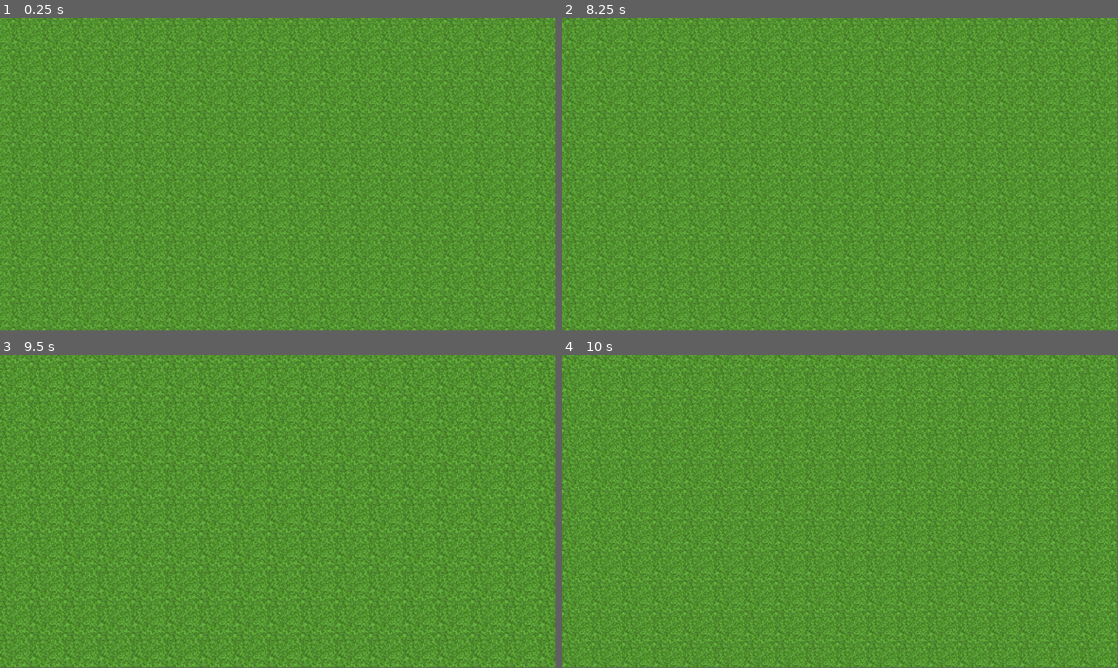
Above: before the commit, frames 1-4 (two rows, left to right).
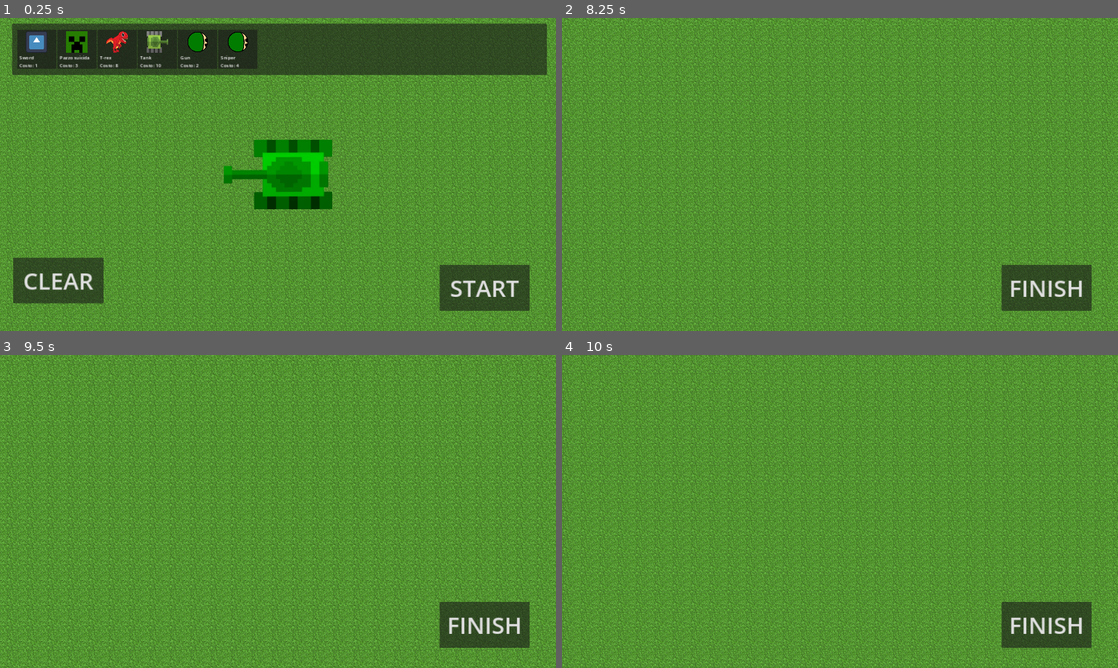
Above: after the commit, the same moments.

Repository: ChristChar/Simulatore-di-battaglie-per-la-guerra-civile-del-server-di-Allan
Game: Godot game, scene res://Scenes/World.tscn
Two runs of this game, one before a commit and one after it. Both use one fixed random seed, a clock stepped at 60 frames per second and the inputs below. The engine's default icon, where the game draws it, is replaced by a stand-in: a white triangle on a blue panel in a dark square. Sound files missing from this copy of the repository are replaced by a short silence.
Inputs (mouse positions are in pixels of both pictures, inside the frame that each line leads up to):
- Up to frame 1 (0.25 s): no input
- Up to frame 2 (8.25 s): click (600, 49) at 0.5 s, where only the run after the commit has a clickable "Sword Costo: 1"; click (639, 49) at 1.25 s, where only the run after the commit has a clickable "Pazzo suicida Costo: 3"; click (678, 49) at 2 s, where only the run after the commit has a clickable "T-rex Costo: 8"; click (717, 49) at 2.75 s, where only the run after the commit has a clickable "Tank Costo: 10"; click (762, 49) at 3.5 s, where only the run after the commit has a clickable "Gun Costo: 2"; click (801, 49) at 4.25 s, where only the run after the commit has a clickable "Sniper Costo: 4"; click (617, 280) at 5 s, where only the run after the commit has a clickable "CLEAR"; click (1045, 287) at 5.75 s, where only the run after the commit has a clickable "START"; click (1045, 287) at 6.5 s, where only the run after the commit has a clickable "FINISH"; click (1045, 287) at 7.25 s, where only the run after the commit has a clickable "START"; tap Enter at 8 s; move the mouse to (962, 158) at 8.02 s; hold Right (ui_right) from 8.03 s (still down); click (962, 158) at 8.1 s
- Up to frame 3 (9.5 s): move the mouse to (166, 527) at 8.77 s; release Right (ui_right) at 8.78 s; hold Down (ui_down) from 8.78 s (still down); tap Mouse wheel up (zoom_in) at 8.85 s; click (166, 527) at 9.05 s
- Up to frame 4 (10 s): move the mouse to (895, 442) at 9.52 s; release Down (ui_down) at 9.53 s; hold Right (ui_right) from 9.53 s (still down); tap Mouse wheel down (zoom_out) at 9.6 s; click (895, 442) at 9.8 s
In our replay, the window is 799x449 before the commit and 800x450 after it. These sizes can differ from the game's own. Grey fills any space a smaller window leaves; there, only what the larger window draws over its background counts as a difference.

The runs differ from the first frame. In frame 1, 44% of the frame differs, in the area x 0-100%, y 0-100%; in frame 2, 29%; in frame 3, 30%; in frame 4, 30%.

Commit message:
Editor

Diff:
--- /dev/null
+++ b/Scenes/Option.tscn
@@ -0,0 +1,29 @@
+[gd_scene load_steps=2 format=3 uid="uid://b84gdrp288nle"]
+
+[ext_resource type="Script" path="res://Scripts/GUI/Option.gd" id="1_n2rt4"]
+
+[node name="Option" type="Button"]
+custom_minimum_size = Vector2(135, 135)
+offset_right = 135.0
+offset_bottom = 135.0
+mouse_filter = 1
+script = ExtResource("1_n2rt4")
+
+[node name="TextureRect" type="TextureRect" parent="."]
+custom_minimum_size = Vector2(75, 75)
+layout_mode = 0
+offset_left = 30.0
+offset_top = 5.0
+offset_right = 105.0
+offset_bottom = 80.0
+expand_mode = 1
+
+[node name="Label" type="Label" parent="."]
+layout_mode = 0
+offset_left = 8.0
+offset_top = 84.0
+offset_right = 70.0
+offset_bottom = 120.0
+text = "Costo: 2"
+
+[connection signal="pressed" from="." to="." method="_on_pressed"]
--- a/Scenes/World.tscn
+++ b/Scenes/World.tscn
@@ -1,9 +1,13 @@
-[gd_scene load_steps=7 format=3 uid="uid://dnycbiem36d63"]
+[gd_scene load_steps=11 format=3 uid="uid://dnycbiem36d63"]
 
 [ext_resource type="Script" path="res://Scripts/Camera2D.gd" id="1_7yndk"]
+[ext_resource type="Script" path="res://Scripts/world.gd" id="1_v3yrc"]
 [ext_resource type="Texture2D" uid="uid://bqg8inpgboi5" path="res://Resources/Images/Grass.png" id="4_blcm6"]
 [ext_resource type="PackedScene" uid="uid://cigbt242gbl5e" path="res://Scenes/Esercito.tscn" id="4_jls26"]
 [ext_resource type="Script" path="res://Scripts/Map.gd" id="5_uqrsu"]
+[ext_resource type="Script" path="res://Scripts/GUI/Spawn Options.gd" id="6_0p1ba"]
+[ext_resource type="Script" path="res://Scripts/CheckIfMouseIsIn.gd" id="6_yvshh"]
+[ext_resource type="Script" path="res://Scripts/Placing.gd" id="7_crcan"]
 
 [sub_resource type="TileSetAtlasSource" id="TileSetAtlasSource_sdsrj"]
 texture = ExtResource("4_blcm6")
@@ -14,7 +18,8 @@
 tile_size = Vector2i(32, 32)
 sources/0 = SubResource("TileSetAtlasSource_sdsrj")
 
-[node name="Node2D" type="Node2D"]
+[node name="Node2D" type="Node2D" groups=["World"]]
+script = ExtResource("1_v3yrc")
 
 [node name="Camera2D" type="Camera2D" parent="."]
 script = ExtResource("1_7yndk")
@@ -26,3 +31,76 @@
 script = ExtResource("5_uqrsu")
 
 [node name="Esercito" parent="." instance=ExtResource("4_jls26")]
+
+[node name="CanvasLayer" type="CanvasLayer" parent="."]
+
+[node name="Battle GUI" type="Control" parent="CanvasLayer"]
+visible = false
+layout_mode = 3
+anchors_preset = 0
+offset_right = 40.0
+offset_bottom = 40.0
+
+[node name="FinishButton" type="Button" parent="CanvasLayer/Battle GUI"]
+layout_mode = 0
+offset_left = 1518.0
+offset_top = 852.0
+offset_right = 1829.0
+offset_bottom = 1010.0
+theme_override_font_sizes/font_size = 80
+text = "FINISH"
+
+[node name="Build GUI" type="Control" parent="CanvasLayer"]
+layout_mode = 3
+anchors_preset = 0
+offset_right = 40.0
+offset_bottom = 40.0
+
+[node name="Panel" type="Panel" parent="CanvasLayer/Build GUI"]
+layout_mode = 0
+offset_left = 42.0
+offset_top = 20.0
+offset_right = 1888.0
+offset_bottom = 196.0
+script = ExtResource("6_yvshh")
+
+[node name="ScrollContainer" type="ScrollContainer" parent="CanvasLayer/Build GUI/Panel"]
+layout_mode = 0
+offset_left = 17.0
+offset_top = 20.0
+offset_right = 1822.0
+offset_bottom = 155.0
+
+[node name="HBoxContainer" type="HBoxContainer" parent="CanvasLayer/Build GUI/Panel/ScrollContainer"]
+custom_minimum_size = Vector2(0, 100)
+layout_mode = 2
+script = ExtResource("6_0p1ba")
+
+[node name="Button" type="Button" parent="CanvasLayer/Build GUI"]
+layout_mode = 0
+offset_left = 1518.0
+offset_top = 852.0
+offset_right = 1829.0
+offset_bottom = 1010.0
+theme_override_font_sizes/font_size = 80
+text = "START"
+script = ExtResource("6_yvshh")
+
+[node name="Clear" type="Button" parent="CanvasLayer/Build GUI"]
+layout_mode = 0
+offset_left = 46.0
+offset_top = 827.0
+offset_right = 357.0
+offset_bottom = 985.0
+theme_override_font_sizes/font_size = 80
+text = "CLEAR
+"
+script = ExtResource("6_yvshh")
+
+[node name="Place" type="Area2D" parent="." node_paths=PackedStringArray("Eserito")]
+script = ExtResource("7_crcan")
+Eserito = NodePath("../Esercito")
+
+[connection signal="pressed" from="CanvasLayer/Battle GUI/FinishButton" to="." method="_on_finish_button_pressed"]
+[connection signal="pressed" from="CanvasLayer/Build GUI/Button" to="." method="_on_button_pressed"]
+[connection signal="pressed" from="CanvasLayer/Build GUI/Clear" to="." method="_on_clear_pressed"]
--- /dev/null
+++ b/Scripts/Autoload.gd
@@ -0,0 +1,29 @@
+extends Node
+
+var IsBuilding = true
+
+func get_files_in_directory(path: String) -> Array:
+	var dir = DirAccess.open(path)
+	var files = []
+
+	if dir:
+		dir.list_dir_begin()  # True per includere sottodirectory, false per non mostrare il percorso completo
+
+		var file_name = dir.get_next()
+		while file_name != "":
+			if not dir.current_is_dir():  # Verifica che l'elemento sia un file
+				files.append(file_name)
+			file_name = dir.get_next()
+
+		dir.list_dir_end()
+	else:
+		print("Errore nell'aprire la directory")
+
+	return files
+
+func Read_json(FilePath:String):
+	var json_as_text = FileAccess.get_file_as_string(FilePath)
+	return JSON.parse_string(json_as_text)
+
+func RGB_to_color(RGB:Array):
+	return Color(RGB[0] / 255.0, RGB[1] / 255.0, RGB[2] / 255.0)
--- /dev/null
+++ b/Scripts/CheckIfMouseIsIn.gd
@@ -0,0 +1,13 @@
+extends Control
+
+
+# Called when the node enters the scene tree for the first time.
+func _ready():
+	connect("mouse_entered", _mouse_entered)
+	connect("mouse_exited", _mouse_exited)
+
+func _mouse_entered():
+	get_tree().get_first_node_in_group("World").Can_Place = false
+
+func _mouse_exited():
+	get_tree().get_first_node_in_group("World").Can_Place = true
--- /dev/null
+++ b/Scripts/GUI/Option.gd
@@ -0,0 +1,17 @@
+extends Button
+
+var data: Truppa
+# Called when the node enters the scene tree for the first time.
+func _ready():
+	$TextureRect.texture = data.texture
+	$Label.text = data.Name + "\nCosto: " + str(data.Costo)
+
+
+
+# Called every frame. 'delta' is the elapsed time since the previous frame.
+func _process(delta):
+	pass
+
+
+func _on_pressed():
+	get_tree().get_first_node_in_group("World").get_node("Place").Change_data(data)
--- /dev/null
+++ b/Scripts/GUI/Spawn Options.gd
@@ -0,0 +1,20 @@
+extends HBoxContainer
+
+var Option_scene = preload("res://Scenes/Option.tscn")
+# Called when the node enters the scene tree for the first time.
+func _ready():
+	for child in get_children():
+		child.queue_free()
+	var Lollo: Truppa
+	var Path = "res://Truppe/"
+	for Scene in FileFunctions.get_files_in_directory(Path):
+		Lollo = load(Path+Scene).instantiate()
+		var Option = Option_scene.instantiate()
+		Option.data = Lollo
+		add_child(Option)
+
+
+
+# Called every frame. 'delta' is the elapsed time since the previous frame.
+func _process(delta):
+	pass
--- a/Scripts/Map.gd
+++ b/Scripts/Map.gd
@@ -2,6 +2,7 @@
 
 @export var Y_size: int = 100
 @export var X_size: int = 175
+
 var Textures = [
 	preload("res://Resources/Images/Albero.png"),
 	preload("res://Resources/Images/Rock.png")
@@ -26,6 +27,6 @@
 # Called every frame. 'delta' is the elapsed time since the previous frame.
 func _process(delta):
 	for truppa in get_tree().get_nodes_in_group("Truppa"):
-		if not truppa in MapArea.get_overlapping_bodies():
+		if not truppa in MapArea.get_overlapping_bodies() and truppa.Initialize and not FileFunctions.IsBuilding:
 			truppa.Invert = not truppa.Invert
 	await get_tree().create_timer(10).timeout
--- /dev/null
+++ b/Scripts/Placing.gd
@@ -0,0 +1,40 @@
+extends Area2D
+
+var Data: Truppa
+var Sprite := Sprite2D.new()
+var Collision := CollisionShape2D.new()
+
+@export var Eserito: Node2D
+# Called when the node enters the scene tree for the first time.
+func _ready():
+	Data = load("res://Truppe/Tank.tscn").instantiate()
+	add_child(Sprite)
+	Collision.shape = RectangleShape2D.new()
+	add_child(Collision)
+	Update()
+
+func Update():
+	Sprite.texture = Data.texture
+	Collision.shape.size = Data.texture.get_size()
+
+func Change_data(NewData:Truppa):
+	Data = NewData
+	Update()
+
+# Called every frame. 'delta' is the elapsed time since the previous frame.
+func _process(delta):
+	if FileFunctions.IsBuilding:
+		visible = true
+		global_position = get_global_mouse_position()
+		Sprite.flip_h = global_position.x > 0
+		if get_overlapping_bodies().size() > 0:
+			modulate = Color(1,0,0)
+		else:
+			modulate = Color(0,1,0)
+			if Input.is_action_just_pressed("Place") and get_parent().Can_Place:
+				var NewTruppa = Data.duplicate()
+				NewTruppa.SquadraRossa = global_position.x >= 0
+				NewTruppa.global_position = global_position
+				Eserito.add_child(NewTruppa)
+	else:
+		visible = false
--- a/Scripts/Truppa.gd
+++ b/Scripts/Truppa.gd
@@ -9,6 +9,7 @@
 var Direction = 0
 var raycasts: Array[RayCast2D] = []
 var Invert = false
+var Initialize = false
 
 @export_enum("Insegui", "Fermo", "Avanti", "Casuale") var Movment_when_terget: String = "Insegui"
 @export_enum("Fermo", "Avanti", "Casuale") var Movment_when_not_terget: String = "Avanti"
@@ -18,6 +19,8 @@
 @export var SquadraRossa: bool
 @export var arma: Arma
 @export var vision_range: float = 2000.0  # Distanza massima per rilevare bersagli
+@export var Costo: int = 1
+@export var Name: String = "E"
 
 func _ready():
 	randomize()
@@ -67,7 +70,18 @@
 		raycasts.append(raycast)
 		add_child(raycast)
 	Attack_countdown = randf()
+	if not SquadraRossa:
+		Direction = 0
+		rotation = 0
+	Progress.value = HP
+	HPPivot.global_rotation = 0
 	Find_Target()
+	Initialize = true
+	Area.connect("input_event", _on_Area_input_event)
+
+func _on_Area_input_event(viewport, event, shape_idx):
+	if FileFunctions.IsBuilding and event is InputEventMouseButton and event.button_index == MOUSE_BUTTON_RIGHT and event.pressed:
+		queue_free()
 
 func Find_Target():
 	# Trova tutte le truppe nemiche valide
@@ -96,33 +110,36 @@
 	return a.HP < b.HP  # Se le distanze sono uguali, priorità al nemico con meno HP
 
 func _process(delta):
-	Progress.value = HP
-	HPPivot.global_rotation = 0
-	Attack_countdown -= delta
-
-	if HP <= 0:
-		queue_free()
-
-	if Is_target_valid():
-		Direction = global_position.angle_to_point(Target.global_position)
-		if arma and arma.Type == "Mischia":
-			for body in Area.get_overlapping_bodies():
-				if body is Truppa and body.SquadraRossa != SquadraRossa:
-					Attack(body)
-
-		if arma and arma.Type == "Distanza":
-			if Attack_countdown <= 0:
-				var NewBullet = BulletBody.new()
-				NewBullet.global_position = global_position
-				NewBullet.Direction = angle_to_vector(Direction)
-				NewBullet.Owner = SquadraRossa
-				NewBullet.data = arma.bullet
-				get_parent().add_child(NewBullet)
-				Attack_countdown = arma.Countdown + randf_range(-0.3,0.3)
-	else:
-		Find_Target()
-
-	rotation = lerp_angle(rotation, Direction, delta)
+	if FileFunctions.IsBuilding:
+		pass
+	else:
+		Progress.value = HP
+		HPPivot.global_rotation = 0
+		Attack_countdown -= delta
+
+		if HP <= 0:
+			queue_free()
+
+		if Is_target_valid():
+			Direction = global_position.angle_to_point(Target.global_position)
+			if arma and arma.Type == "Mischia":
+				for body in Area.get_overlapping_bodies():
+					if body is Truppa and body.SquadraRossa != SquadraRossa:
+						Attack(body)
+
+			if arma and arma.Type == "Distanza":
+				if Attack_countdown <= 0:
+					var NewBullet = BulletBody.new()
+					NewBullet.global_position = global_position
+					NewBullet.Direction = angle_to_vector(Direction)
+					NewBullet.Owner = SquadraRossa
+					NewBullet.data = arma.bullet
+					get_parent().add_child(NewBullet)
+					Attack_countdown = arma.Countdown + randf_range(-0.3,0.3)
+		else:
+			Find_Target()
+
+		rotation = lerp_angle(rotation, Direction, delta)
 
 func angle_to_vector(angle: float) -> Vector2:
 	return Vector2(cos(angle), sin(angle))
@@ -136,6 +153,8 @@
 	return Target and is_instance_valid(Target) and global_position.distance_to(Target.global_position) <= vision_range
 
 func _physics_process(delta):
+	if FileFunctions.IsBuilding:
+		return
 	if Is_target_valid():
 		Move(Movment_when_terget, delta)
 	else:
--- /dev/null
+++ b/Scripts/world.gd
@@ -0,0 +1,47 @@
+extends Node2D
+
+var Can_Place = true
+var Esercito: Node2D
+
+# Called when the node enters the scene tree for the first time.
+func _ready():
+	pass # Replace with function body.
+
+
+# Called every frame. 'delta' is the elapsed time since the previous frame.
+func _process(delta):
+	pass
+
+func Clear_Troops():
+	for child in $Esercito.get_children():
+		child.queue_free()
+
+func Start_Battle():
+	Esercito = $Esercito.duplicate(true)
+	print(Esercito)
+	FileFunctions.IsBuilding = false
+	$"CanvasLayer/Battle GUI".visible = true
+	$"CanvasLayer/Build GUI".visible = false
+
+
+func Finish_Battle():
+	$Esercito.queue_free()
+	add_child(Esercito)
+	await get_tree().create_timer(0.01).timeout
+	Esercito.name = "Esercito"
+	FileFunctions.IsBuilding = true
+	$"CanvasLayer/Battle GUI".visible = false
+	$"CanvasLayer/Build GUI".visible = true
+	$Place.Eserito = $Esercito
+
+
+func _on_button_pressed():
+	Start_Battle()
+
+
+func _on_finish_button_pressed():
+	Finish_Battle()
+
+
+func _on_clear_pressed():
+	Clear_Troops()
--- a/Truppe/Creeper.tscn
+++ b/Truppe/Creeper.tscn
@@ -8,3 +8,5 @@
 texture = ExtResource("2_l5thq")
 HP = 150
 Speed = 350.0
+Costo = 3
+Name = "Pazzo suicida"
--- a/Truppe/Dinosauro.tscn
+++ b/Truppe/Dinosauro.tscn
@@ -16,3 +16,5 @@
 HP = 500
 Speed = 310.0
 arma = SubResource("Resource_hnsb0")
+Costo = 8
+Name = "T-rex"
--- a/Truppe/Mischia.tscn
+++ b/Truppe/Mischia.tscn
@@ -18,3 +18,4 @@
 HP = 100
 Speed = 275.0
 arma = SubResource("Resource_hnsb0")
+Name = "Sword"
--- a/Truppe/Pistola.tscn
+++ b/Truppe/Pistola.tscn
@@ -32,3 +32,5 @@
 SquadraRossa = true
 arma = SubResource("Resource_s2di2")
 vision_range = 1750.0
+Costo = 2
+Name = "Gun"
--- a/Truppe/Sniper.tscn
+++ b/Truppe/Sniper.tscn
@@ -33,3 +33,5 @@
 SquadraRossa = true
 arma = SubResource("Resource_s2di2")
 vision_range = 10000.0
+Costo = 4
+Name = "Sniper"
--- a/Truppe/Tank.tscn
+++ b/Truppe/Tank.tscn
@@ -30,3 +30,5 @@
 SquadraRossa = true
 arma = SubResource("Resource_s2di2")
 vision_range = 1500.0
+Costo = 10
+Name = "Tank"
--- a/project.godot
+++ b/project.godot
@@ -14,6 +14,16 @@
 run/main_scene="res://Scenes/World.tscn"
 config/features=PackedStringArray("4.3", "Forward Plus")
 config/icon="res://icon.svg"
+
+[autoload]
+
+FileFunctions="*res://Scripts/Autoload.gd"
+
+[display]
+
+window/size/viewport_width=1920
+window/size/viewport_height=1080
+window/stretch/mode="canvas_items"
 
 [input]
 
@@ -59,3 +69,8 @@
 "events": [Object(InputEventMouseButton,"resource_local_to_scene":false,"resource_name":"","device":-1,"window_id":0,"a …(253 unchanged characters)…
 ]
 }
+Place={
+"deadzone": 0.5,
+"events": [Object(InputEventMouseButton,"resource_local_to_scene":false,"resource_name":"","device":-1,"window_id":0,"alt_pressed":false,"shift_pressed":false,"ctrl_pressed":false,"meta_pressed":false,"button_mask":0,"position":Vector2(0, 0),"global_position":Vector2(0, 0),"factor":1.0,"button_index":1,"canceled":false,"pressed":false,"double_click":false,"script":null)
+]
+}
